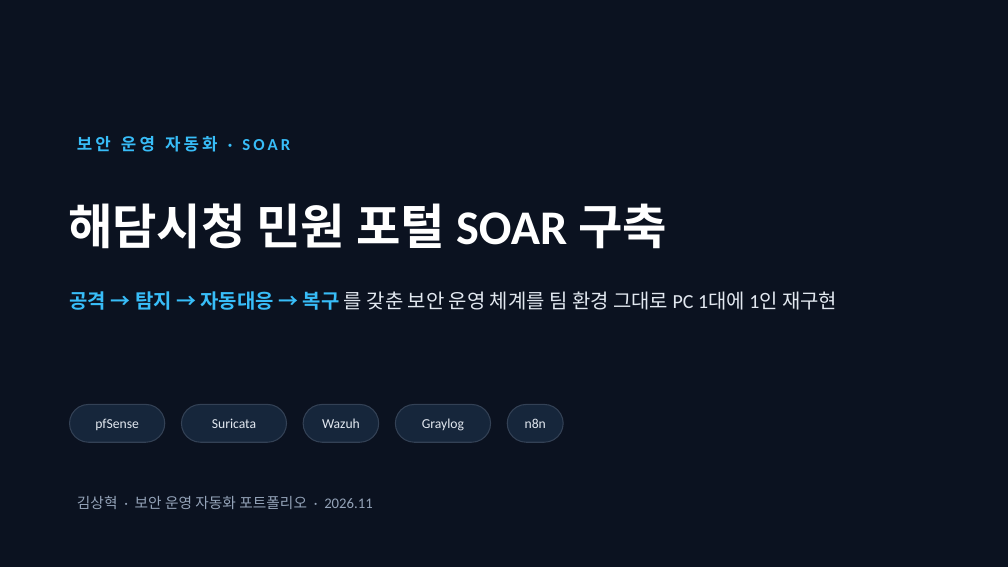
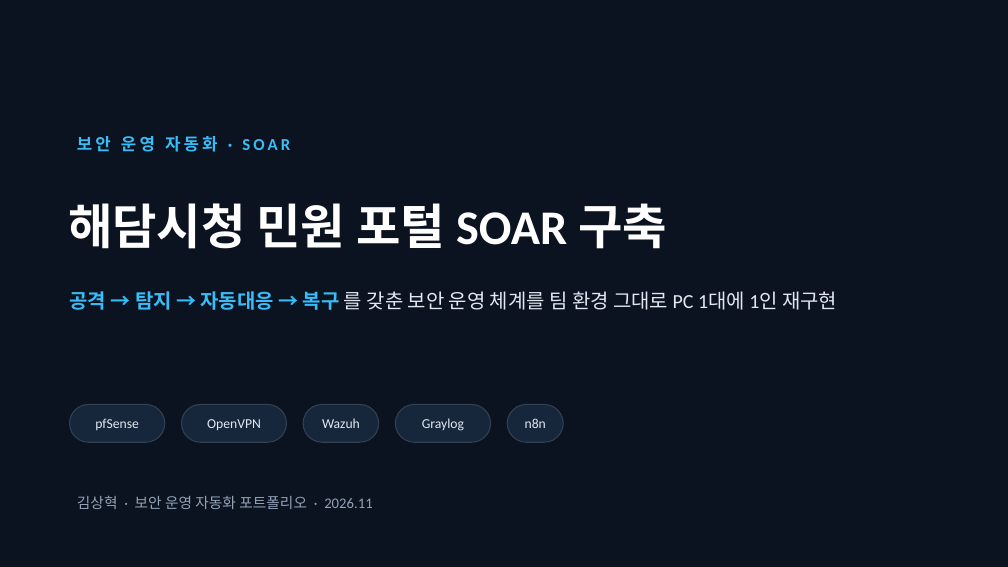
Before and after one commit to shk12170-dev/haedam-soar-portfolio, a slide deck: slide 1 of docs/portfolio/haedam-soar-portfolio.pptx. Drawn at 1008x567 pixels with LibreOffice and Linux fonts; fonts in the diff are those of the drawing. Boxes give left, top, right and bottom in pixels: in the first picture for what was removed or moved away, otherwise in the second. Text is boxed around its words. In the diff, an @@ line names an element or a change of style, - is before the commit and + after.

```diff
--- a/docs/portfolio/haedam-soar-portfolio.pptx
+++ b/docs/portfolio/haedam-soar-portfolio.pptx
@@ text at [207,419,261,431]: text changed @@
-Suricata
+OpenVPN
```
Also in this commit, not shown: 7 other slides changed, 6 other files.
